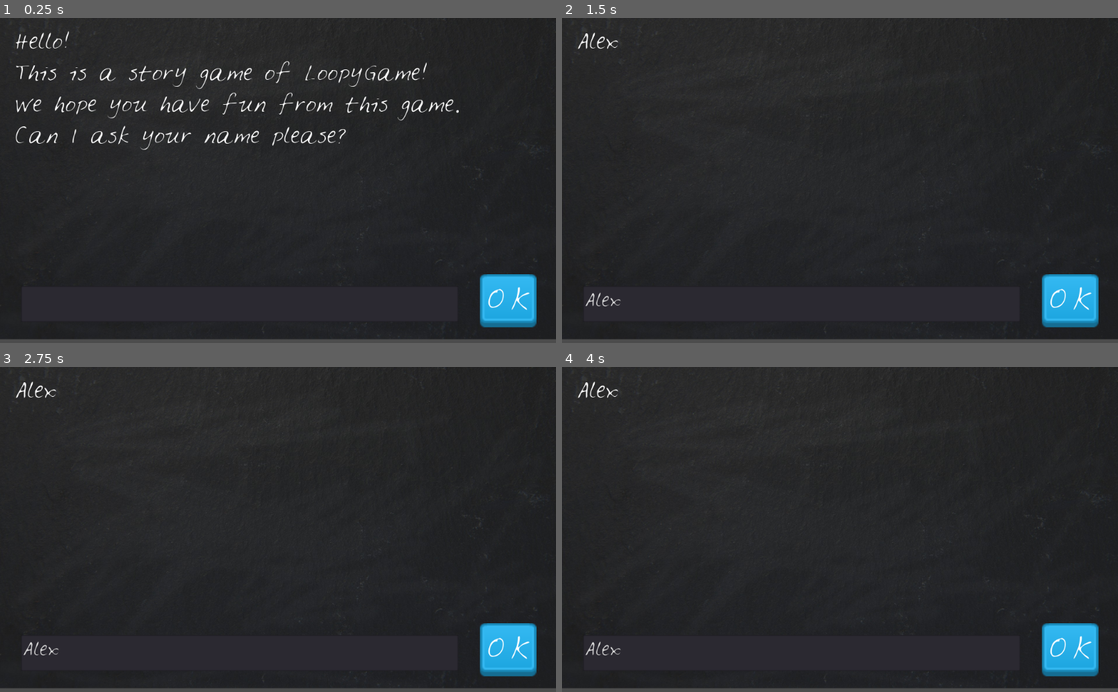
Above: before the commit, frames 1-4 (two rows, left to right).
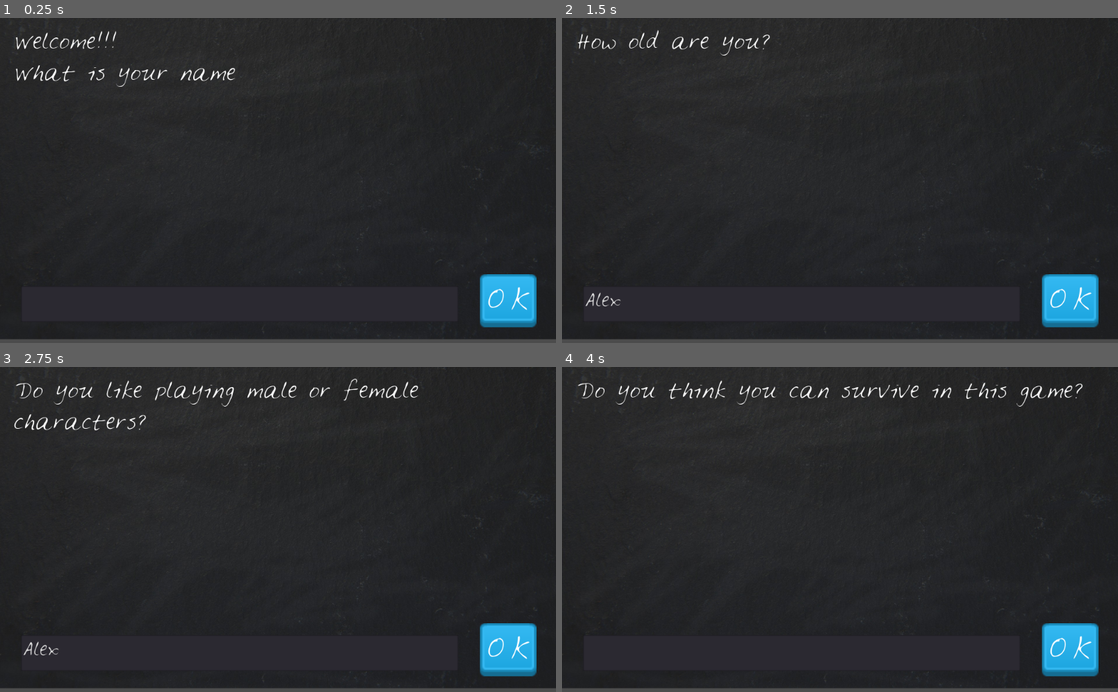
Above: after the commit, the same moments.

Repository: Thitiwan/survive-mini
Game: Godot game, scene res://main.tscn
Same seed, same stepped clock (60 frames per second), same inputs: the game is played once before the commit and once after it.
Inputs (mouse positions are in pixels of both pictures, inside the frame that each line leads up to):
- Up to frame 1 (0.25 s): no input
- Up to frame 2 (1.5 s): click (801, 304) at 0.52 s; type "Alex" at 0.6 s; click "OK" at 1.25 s
- Up to frame 3 (2.75 s): click "OK" at 2 s
- Up to frame 4 (4 s): click "OK" at 2.75 s; tap Enter at 3.5 s

The runs differ from the first frame. In frame 1, 2.8% of the frame differs, in the area x 2-83%, y 4-41%; in frame 2, 0.4%; in frame 3, 1.2%; in frame 4, 1.1%.
Error before the commit: not enough arguments for format string in operator '%'. (res://main.gd:8)

Commit message:
Add a full game

Diff:
--- a/main.gd
+++ b/main.gd
@@ -1,26 +1,50 @@
 extends Control
 
 var story = "Hello my name is %s I'm %s years old.I like  playing %s character %s My favorite character is %s I %s"
-var answers = ["Aom", "21", "male", "Sword", "Can" ]
+var answers = []
 var questions = []
 
+var question_number = 0
+
 func _ready():
-	print ( story % answers)
+
 	$"VBoxContainer/DisplayText".text = "Welcome!!! \nWhat is your name"
 
-	questions.append("Welcome!!! \nWhat is your name?")
+	questions.append("What is your name?")
 	questions.append("How old are you?")
 	questions.append("Do you like playing male or female characters?")
 	questions.append("What is your favorite character?")
 	questions.append("Do you think you can survive in this game?")
-	print(questions)
-	print(len(questions))
-	print(questions[0]) #first question
-	print(questions[1])
-	print(questions[2])
-	print(questions[3])
-	print(questions[4])
 
 
 func _on_TextureButton_pressed():
-	$"VBoxContainer/DisplayText".text  = $"TextEdit".text
+
+	if question_number == 0:
+		# answer the question
+		answers.append( $TextEdit.text )
+		print( answers )
+		$"VBoxContainer/DisplayText".text  = questions[1]
+
+
+	if question_number == 1:
+		# answer the question
+		answers.append( $TextEdit.text )
+		print( answers )
+		$"VBoxContainer/DisplayText".text  = questions[2]
+
+
+	if question_number == 2:
+		# answer the question
+		answers.append( $TextEdit.text )
+		print( answers )
+		$"VBoxContainer/DisplayText".text  = questions[3]
+
+
+	if question_number == 3:
+		# answer the question
+		answers.append( $TextEdit.text )
+		print( answers )
+		$"VBoxContainer/DisplayText".text  = questions[4]
+		$TextEdit.text = ""
+
+	question_number += 1
--- a/main.tscn
+++ b/main.tscn
@@ -42,6 +42,7 @@
 This is a story game of LoopyGame!
 We hope you have fun from this game.
 Can I ask your name please?"
+autowrap = true
 
 [node name="TextEdit" type="TextEdit" parent="."]
 margin_left = 39.0
--- a/main2.tscn
+++ b/main2.tscn
@@ -39,9 +39,10 @@
 margin_bottom = 229.0
 custom_fonts/font = SubResource( 1 )
 text = "Hello!
-Welcome to the world of rpg games.
+This is a story game of LoopyGame!
 We hope you have fun from this game.
 Can I ask your name please?"
+autowrap = true
 
 [node name="TextEdit" type="TextEdit" parent="."]
 margin_left = 39.0
